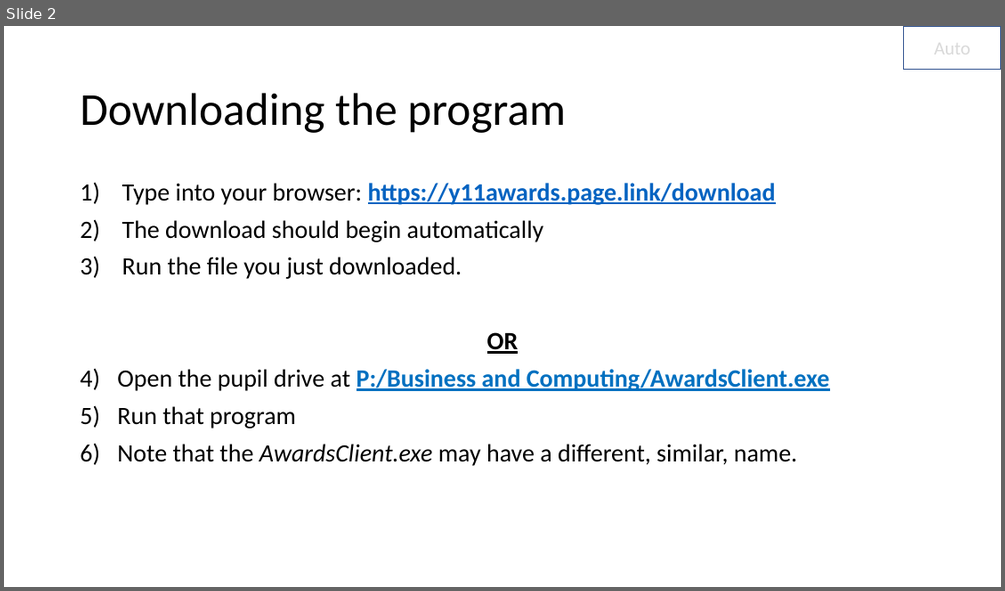
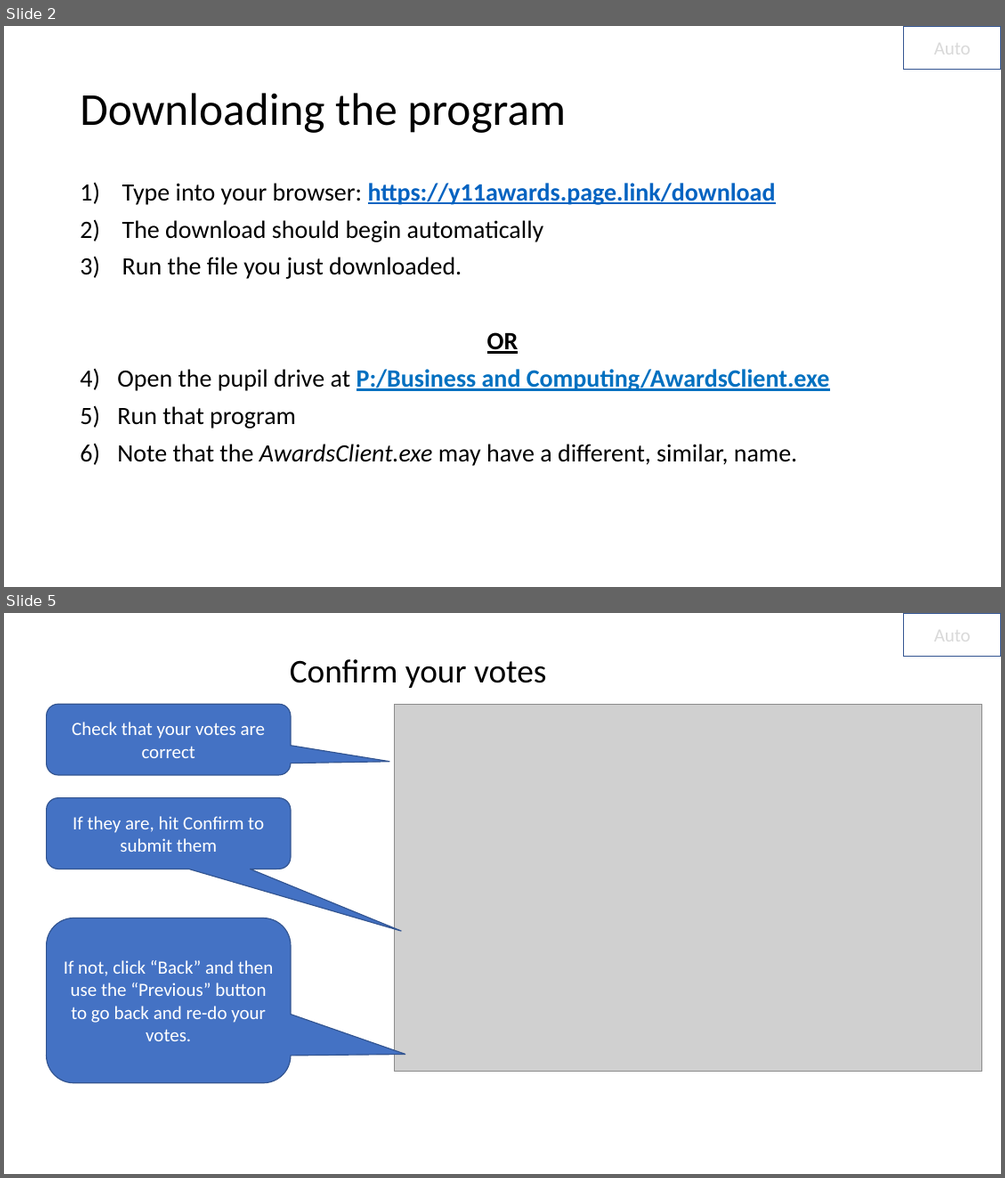
Before and after one commit to TheGrandCoding/awardsserver, a slide deck: TestPPT.pptx. Shown one above the other, each under a label of ours: slide 2 before the commit, slides 2 and 5 after it; the slides between them are not shown. The pictures are 1005x591 and 1005x1178 pixels, drawn with LibreOffice and Linux fonts; fonts in the diff are those of the drawing; grey boxes stand for pictures. Boxes give left, top, right and bottom in pixels: in the first picture for what was removed or moved away, otherwise in the second. Text is boxed around its words. In the diff, an @@ line names an element or a change of style, - is before the commit and + after.

```diff
--- a/TestPPT.pptx
+++ b/TestPPT.pptx
@@ slide 5 added at <box>4,613,1001,1174</box>, background #FFFFFF @@
@@ rectangle added at <box>904,613,1001,657</box>, outline #325491 1 pt, 18 pt, text #D9D9D9 @@
+Auto
@@ title added at <box>290,659,547,688</box>, 32 pt, text #000000 @@
+Confirm your votes
@@ rounded speech box added at <box>47,705,291,775</box>, fill #4472C4, outline #325491 1 pt, 18 pt, text #FFFFFF @@
+Check that your votes are correct
@@ picture added at <box>395,705,982,1070</box> @@
@@ rounded speech box added at <box>47,798,291,868</box>, fill #4472C4, outline #325491 1 pt, 18 pt, text #FFFFFF @@
+If they are, hit Confirm to submit them
@@ rounded speech box added at <box>47,918,291,1083</box>, fill #4472C4, outline #325491 1 pt, 18 pt, text #FFFFFF @@
+If not, click “Back” and then use the “Previous” button to go back and re-do your votes.
```
Also in this commit, not shown: 7 slides changed, 1 other slide added, 2 slides removed.
